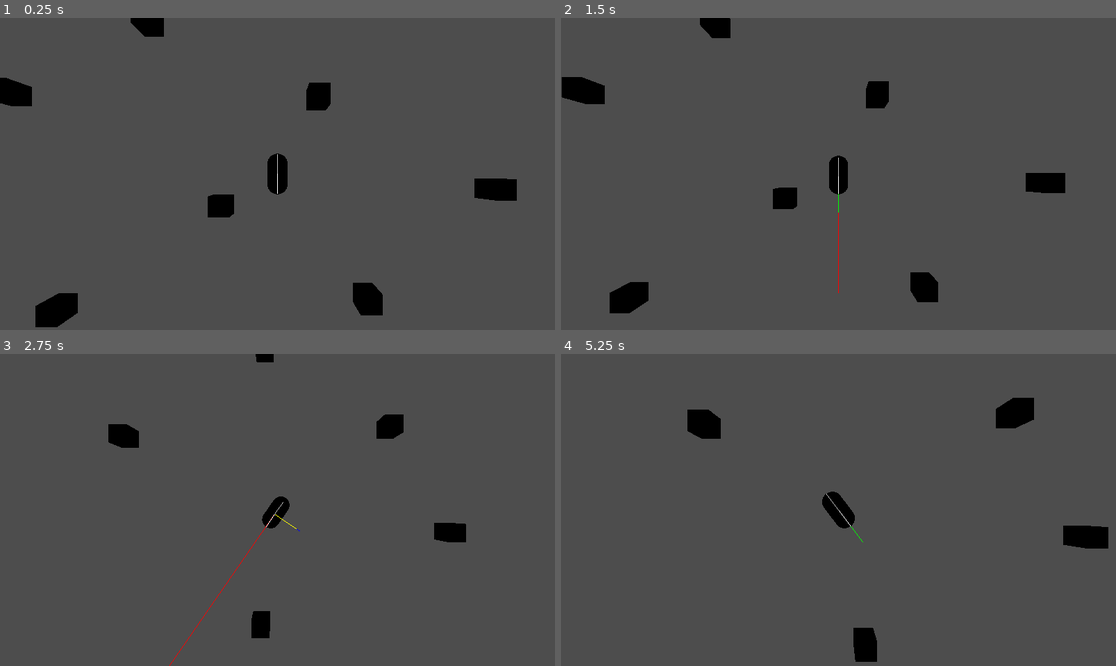
Above: before the commit, frames 1-4 (two rows, left to right).
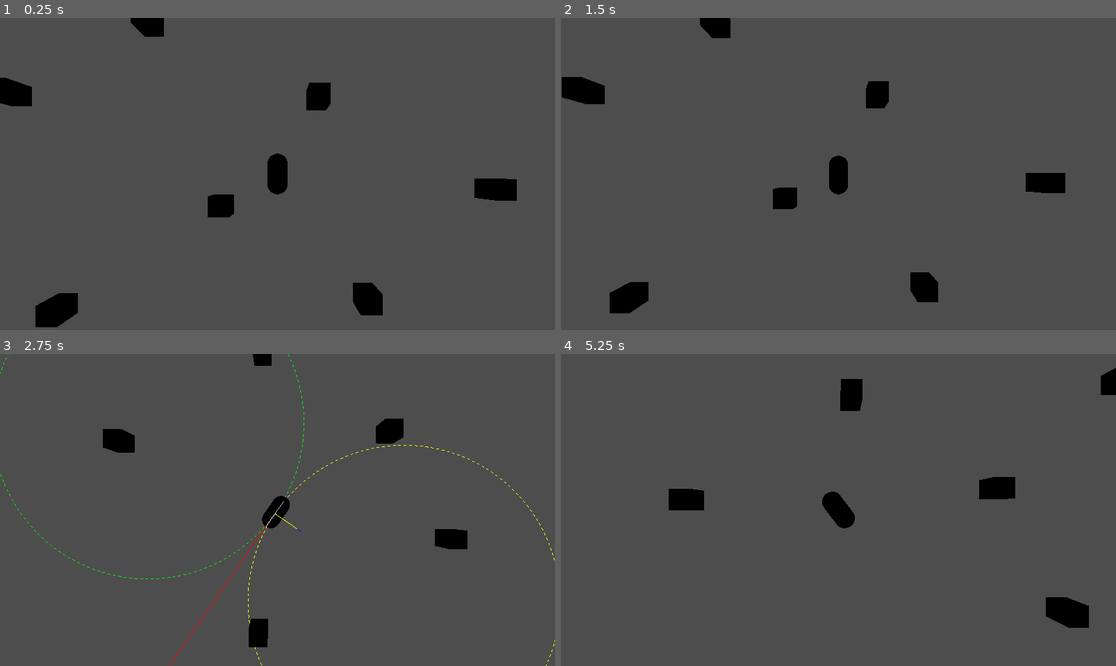
Above: after the commit, the same moments.

Repository: Herodegon/cargamedemo
Game: Godot game, scene res://scenes/game.tscn
Same seed, same stepped clock (60 frames per second), same inputs: the game is played once before the commit and once after it.
Inputs:
- Up to frame 1 (0.25 s): no input
- Up to frame 2 (1.5 s): tap Enter at 0.5 s; hold D (turn_right) 0.53-1.28 s; hold F 0.53-1.28 s; tap P at 0.8, 1.35 s; tap Space at 1.25 s; hold S (brake) from 1.28 s (still down)
- Up to frame 3 (2.75 s): tap F at 1.55 s; release S (brake) at 2.03 s; hold D (turn_right) from 2.03 s (still down); hold F from 2.03 s (still down); tap P at 2.3 s
- Up to frame 4 (5.25 s): release D (turn_right) at 2.78 s; release F at 2.78 s; hold W (accelerate) 2.78-3.53 s; tap P at 2.85, 3.8, 4.35 s; tap F at 3.05, 4.55 s; hold F 3.53-4.28 s; hold A (turn_left) 3.53-5.03 s; hold S (brake) from 5.03 s (still down); hold F from 5.03 s (still down)

The runs differ from the first frame. In frame 1, less than 0.1% of the frame differs, in the area x 49-51%, y 43-57%; in frame 2, less than 0.1%; in frame 3, 1.2%; in frame 4, 4.2%, in the area x 19-100%, y 4-99%.

Commit message:
Added debug tool for viewing turning circle in real time

Diff:
--- a/scripts/debug_draw_tool.gd
+++ b/scripts/debug_draw_tool.gd
@@ -20,3 +20,27 @@
     get_tree().get_root().add_child(line_instance)
 
     return line_instance
+
+func circle(pos: Vector3, radius: float, color: Color = Color.WHITE_SMOKE) -> MeshInstance3D:
+    var circle_instance := MeshInstance3D.new()
+    var circle_mesh := ImmediateMesh.new()
+    var material := ORMMaterial3D.new()
+
+    circle_instance.mesh = circle_mesh
+    circle_instance.cast_shadow = GeometryInstance3D.SHADOW_CASTING_SETTING_OFF
+
+    circle_mesh.surface_begin(Mesh.PRIMITIVE_LINES, material)
+    for i in range(0, 360, 1):
+        var angle := deg_to_rad(i)
+        var x := radius * cos(angle)
+        var z := radius * sin(angle)
+        circle_mesh.surface_add_vertex(pos + Vector3(x, 0, z))
+    circle_mesh.surface_end()
+
+    material.depth_draw_mode = ORMMaterial3D.DEPTH_DRAW_DISABLED
+    material.shading_mode = ORMMaterial3D.SHADING_MODE_UNSHADED
+    material.albedo_color = color
+
+    get_tree().get_root().add_child(circle_instance)
+
+    return circle_instance
--- a/scripts/obj_player.gd
+++ b/scripts/obj_player.gd
@@ -36,26 +36,32 @@
 var state_max := 30.0
 var state_min := 0.0
 
+var is_friction_enabled := true
+var is_debug_enabled := false
+
 @export_group("Camera")
 @export var camera_offset := Vector3(0.0,10.0,0.0)
 
 @export_group("Movement")
-@export var max_speed := 30.0
-@export var min_speed := -10.0
-@export var max_acceleration := 16.0
-@export var turn_angle := PI/6
-@export var friction := -0.2
-@export var drag := -0.01
+@export var max_speed := 30.0				# Highest speed possible by max gear. 		  		   Default: 30.0
+@export var min_speed := -10.0				# Lowest speed possible in reverse.   		  		   Default: -10.0
+@export var max_acceleration := 16.0		# Rate of acceleration by the car each frame. 		   Default: 16.0
+@export var turn_angle := PI/6				# Angle from front wheels where turn force is applied. Default: PI/6
+@export var turn_strength := 1.0			# Magnitude of turn angle. 							   Default: 1.0
+@export var friction := -0.2				# Force to reduce acceleration. 					   Default: -0.2
+@export var drag := -0.01					# Force to reduce acceleration as velocity increases.  Default: -0.01
 
 @onready var camera := $Camera3D
-
-var iter := 0
 
 ## Creates 3D lines in real time for visualizing velocity, acceleration, position, etc.
 ## Meshes instantiated are added to the root tree, and must be managed/freed manually
 func draw_debug_lines(obj_pos: Vector3, nodes: Array, colors: Array) -> void:
 	for i in nodes.size():
 		debug_nodes.append(DebugDrawTool.line(obj_pos, obj_pos + nodes[i], colors[i]))
+
+func draw_debug_circles(obj_pos: Vector3, radii: Array, colors: Array) -> void:
+	for i in radii.size():
+		debug_nodes.append(DebugDrawTool.circle(obj_pos, radii[i], colors[i]))
 
 ## Empty debug children each frame to prevent clutter and allow lines to be redrawn
 func clear_debug_nodes() -> void:
@@ -72,8 +78,6 @@
 	if (delta_velocity < 0.00001):
 		return new_speed.length()
 	else:
-		print("Iter ", iter, " - ", new_speed.length())
-		iter += 1
 		return calc_top_speed(new_speed)
 
 func move_camera(new_position: Vector3) -> void:
@@ -122,7 +126,7 @@
 	var steering_x = player_turn_dir * cos(angle)
 	var steering_y = player_accel_dir * sin(angle)
 	# Turning is perpendicular to and dependent on the direction the car is facing
-	var steering = steering_x + steering_y
+	var steering = (steering_x + steering_y) * turn_strength
 
 	return steering
 
@@ -136,6 +140,15 @@
 func _ready() -> void:
 	var top_speed := calc_top_speed(velocity)
 	print("Top Speed: ", top_speed)
+
+func _input(event: InputEvent) -> void:
+	if (event.is_pressed()):
+		if (Input.is_physical_key_pressed(KEY_F)):
+			is_friction_enabled = !is_friction_enabled
+			print("Friction: ", is_friction_enabled)
+		if (Input.is_physical_key_pressed(KEY_P)):
+			is_debug_enabled = !is_debug_enabled
+			print("Debug: ", is_debug_enabled)
 
 func _physics_process(delta: float) -> void:
 	# Reset debug nodes each frame to prevent clutter
@@ -169,19 +182,24 @@
 	var new_heading = (front_wheel - back_wheel).normalized()
 
 	# Calculate player velocity
-	#var net_friction = calc_friction(velocity)
 	var net_friction = Vector3.ZERO
+	if (is_friction_enabled):
+		net_friction = calc_friction(velocity)
+	#var net_friction = Vector3.ZERO
 	velocity = (new_heading * prev_velocity) + (max_acceleration * accel_dir * delta) + (net_friction * delta)
 
 	var curr_velocity = velocity.dot(forward_dir)
+	var accel_length = accel_dir.dot(basis.z)
 	if (!accel_dir.is_zero_approx()):
-		if (curr_velocity > state_max):
+		if (accel_length < 0.0 && curr_velocity > state_max):
 			print("PeePee")
 			velocity = velocity.normalized() * abs(state_max)
 		# Ensure that the car does not start at velocity of 0 when shifting to drive
-		elif (accel_dir.z > 0.0 && curr_velocity < state_min):
+		elif (accel_length > 0.0 && curr_velocity < state_min):
 			print("PooPoo")
 			velocity = velocity.normalized() * abs(state_min)
+
+	print("Dot Accel: ", accel_dir.dot(basis.z))
 
 	move_camera(camera_offset + global_position + Vector3(0.0, (velocity.length()/max_speed) * 5.0, 0.0))
 	#move_camera((1.0 * camera_offset) + global_position)
@@ -192,17 +210,24 @@
 	elif (curr_velocity < 0.0):
 		look_at(global_position - velocity)
 
-	var debug_obj := [
-		velocity,
-		#relative_input,
-		accel_dir,
-		turn_dir,
-		wheel_steering,
-		#-global_transform.basis.x.normalized(),
-		#-global_transform.basis.z.normalized(),
-	]
-
-	draw_debug_lines(global_position + Vector3(0.0,5.0,0.0),debug_obj,debug_colors)
-
-	draw_debug_lines(global_position + Vector3(0.0,5.0,0.0),[front_wheel - global_position],[Color.GRAY])
-	draw_debug_lines(global_position + Vector3(0.0,5.0,0.0),[back_wheel - global_position],[Color.WHITE])
+	if (is_debug_enabled):
+		var debug_obj := [
+			velocity,
+			#relative_input,
+			accel_dir,
+			turn_dir,
+			wheel_steering,
+			#-global_transform.basis.x.normalized(),
+			#-global_transform.basis.z.normalized(),
+		]
+
+		draw_debug_lines(global_position + Vector3(0.0,5.0,0.0),debug_obj,debug_colors)
+
+		# Display the front and back wheels
+		draw_debug_lines(global_position + Vector3(0.0,5.0,0.0),[front_wheel - global_position],[Color.GRAY])
+		draw_debug_lines(global_position + Vector3(0.0,5.0,0.0),[back_wheel - global_position],[Color.WHITE])
+
+		# Display turning circles
+		var turn_velocity = velocity.length()/turn_strength
+		draw_debug_circles(global_position + (basis.x * turn_velocity),[turn_velocity],[Color.YELLOW])
+		draw_debug_circles(global_position - (basis.x * turn_velocity),[turn_velocity],[Color.GREEN])
